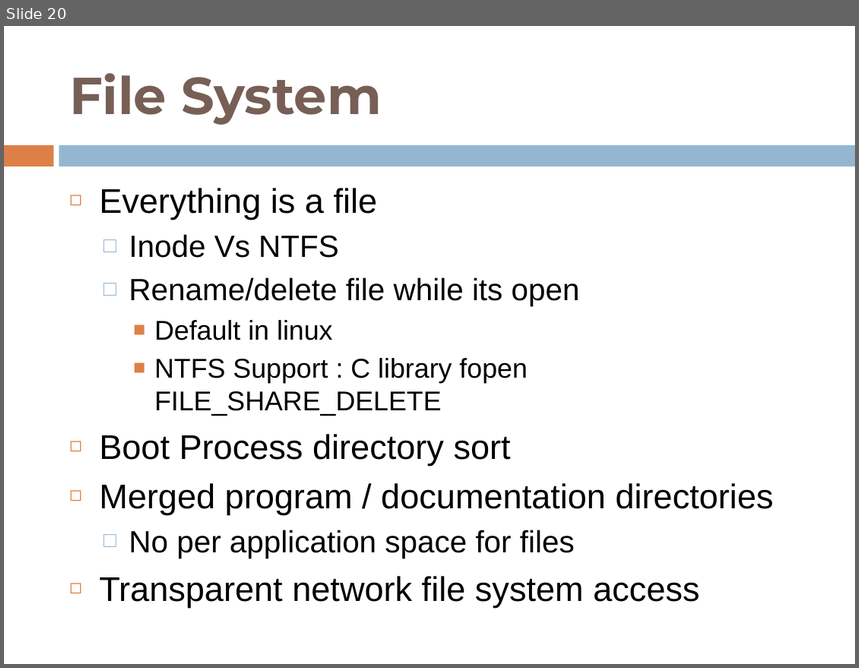
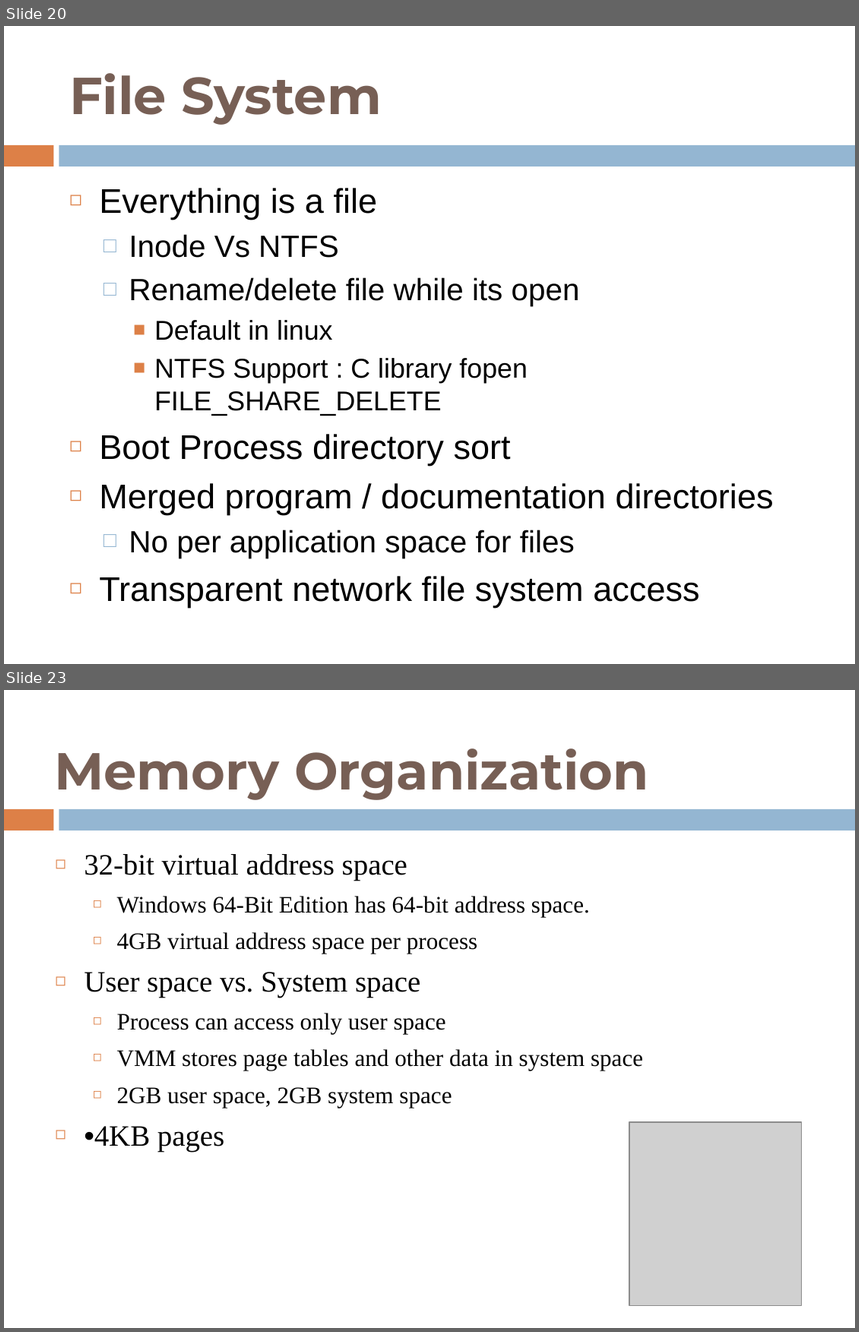
Before and after one commit to shyamrajendran/OS_MPS, a slide deck: 4th_credit/survey.pptx. Shown one above the other, each under a label of ours: slide 20 before the commit, slides 20 and 23 after it; the slides between them are not shown. The pictures are 859x668 and 859x1332 pixels, drawn with LibreOffice and Linux fonts; fonts in the diff are those of the drawing; grey boxes stand for pictures. Boxes give left, top, right and bottom in pixels: in the first picture for what was removed or moved away, otherwise in the second. Text is boxed around its words. In the diff, an @@ line names an element or a change of style, - is before the commit and + after.

```diff
--- a/4th_credit/survey.pptx
+++ b/4th_credit/survey.pptx
@@ slide 23 added at [4, 690, 855, 1328], background #FFFFFF; not listed: 2 template elements that a slide beside it also shows @@
@@ title added at [54, 749, 649, 800], 44 pt, text #775F55, bold @@
+Memory Organization
@@ text added at [84, 854, 643, 1152], 20 pt, text #000000 @@
+◻ 32-bit virtual address space
+◻ Windows 64-Bit Edition has 64-bit address space.
+◻ 4GB virtual address space per process
+◻ User space vs. System space
+◻ Process can access only user space
+◻ VMM stores page tables and other data in system space
+◻ 2GB user space, 2GB system space
+◻ •4KB pages
@@ picture added at [629, 1122, 803, 1306] @@
```
Also in this commit, not shown: 7 other slides added.
